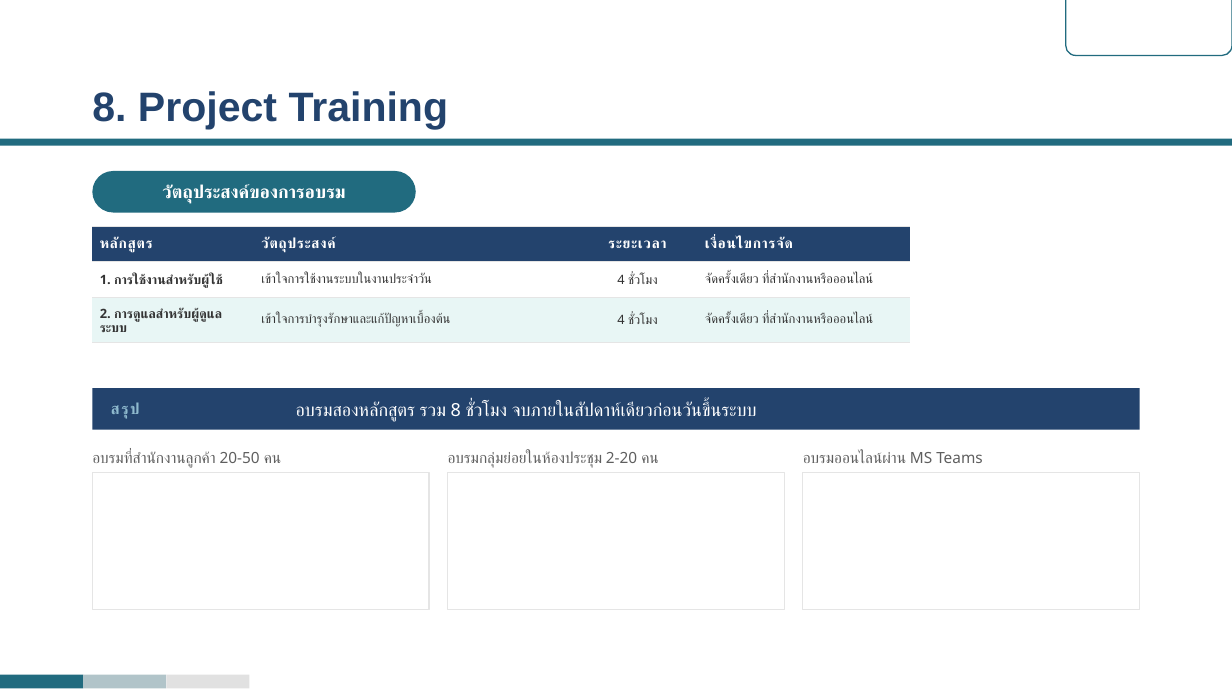
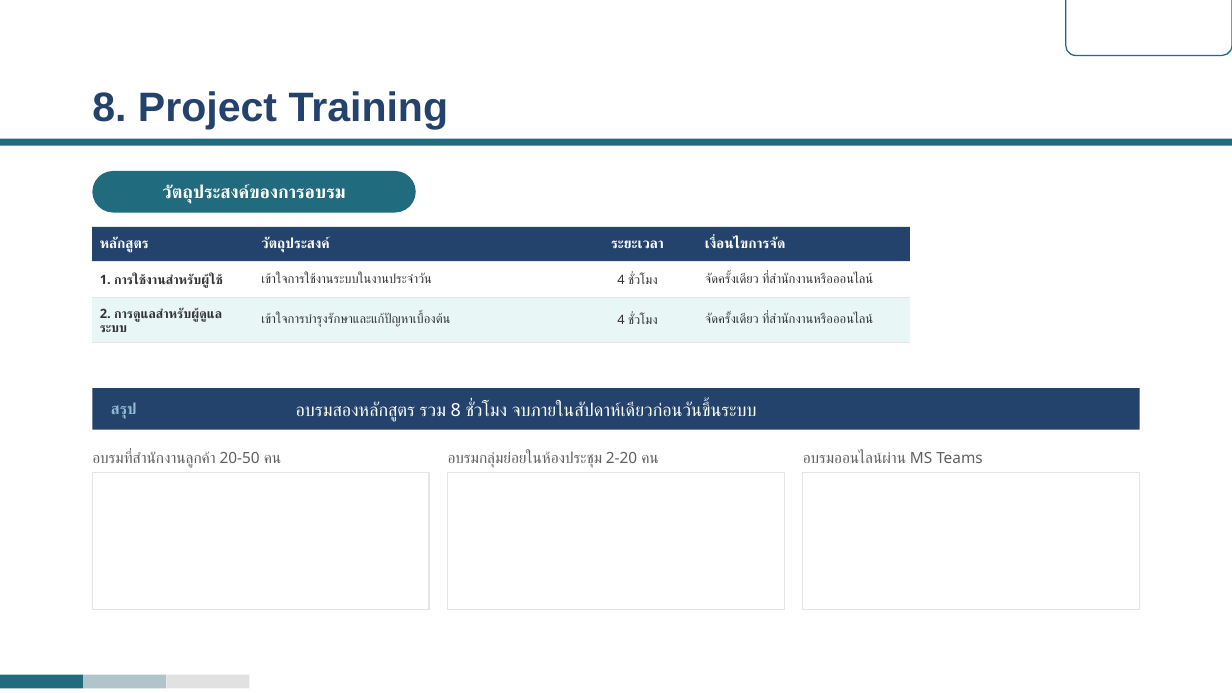
Before and after one commit to rofthanakrit-maker/nct-design-system, a slide deck: slide 24 of NCT-Slide-Template-Corp-Demo.pptx. Drawn at 1232x693 pixels with LibreOffice and Linux fonts; fonts in the diff are those of the drawing; background and template pictures are left out. Boxes give left, top, right and bottom in pixels: in the first picture for what was removed or moved away, otherwise in the second. Text is boxed around its words. In the diff, an @@ line names an element or a change of style, - is before the commit and + after.

```diff
--- a/NCT-Slide-Template-Corp-Demo.pptx
+++ b/NCT-Slide-Template-Corp-Demo.pptx
@@ table at bbox=[92, 226, 910, 333] @@
@@ letter spacing 0.6 to 0 pt in "หลักสูตร", "วัตถุประสงค์", "ระยะเวลา", "เงื่อนไขการจัด" @@
@@ text "สรุป" at bbox=[111, 402, 137, 419]: letter spacing 1.2 to 0 pt @@
```
Also in this commit, not shown: 18 other slides changed, 48 other files.
